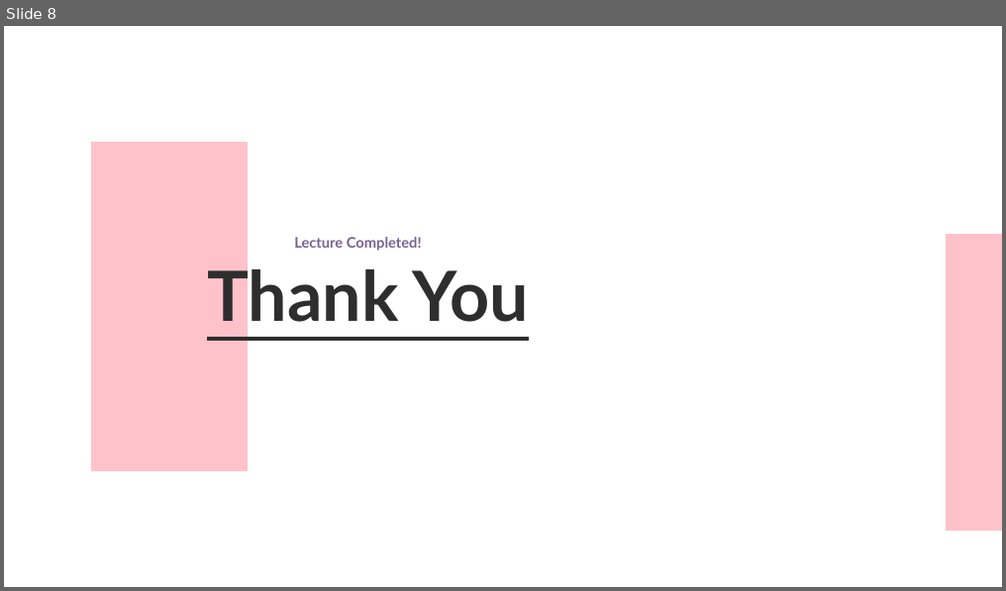
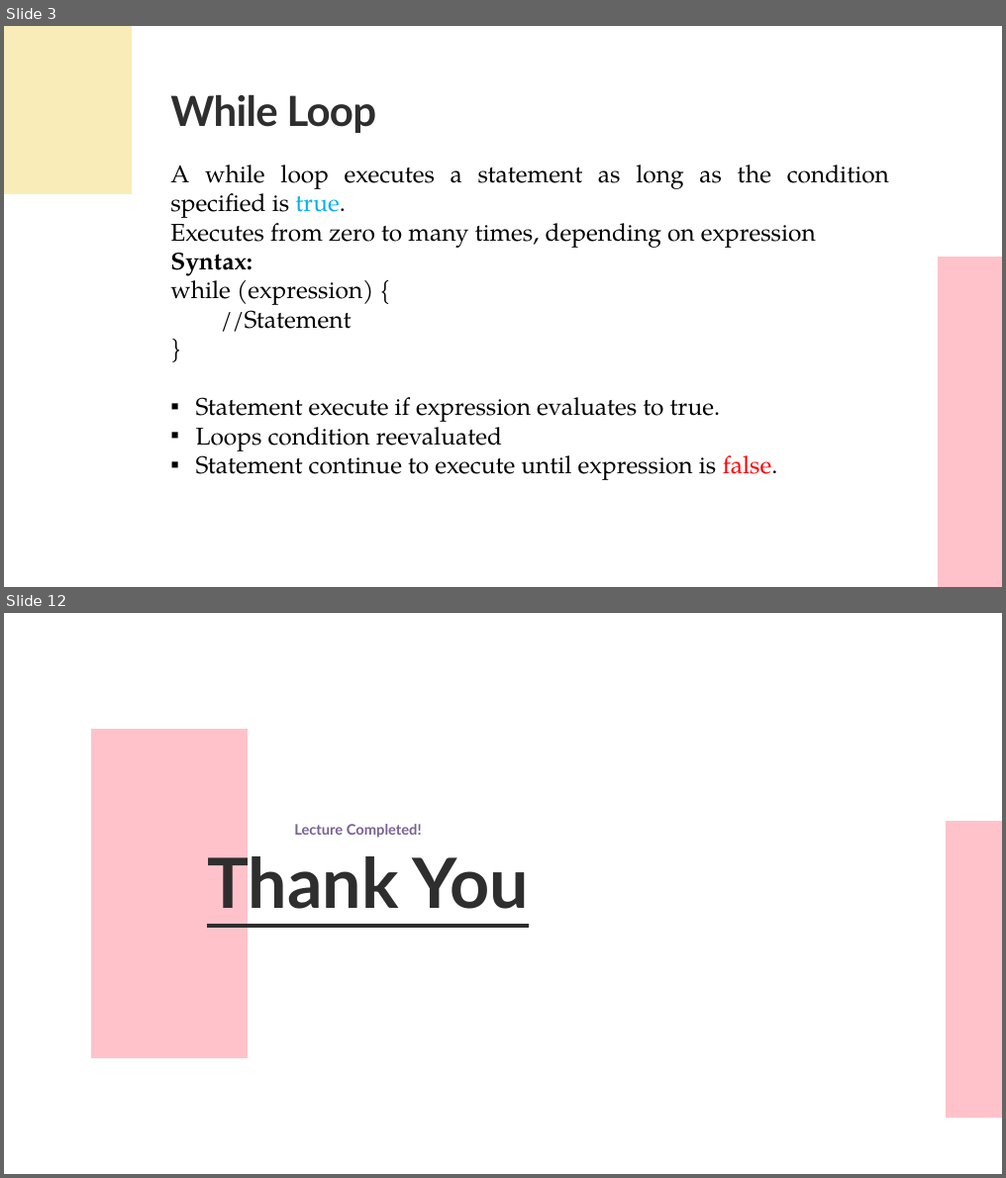
Before and after one commit to UKhayam/Programming-Fundamentals, a slide deck: PF-Lecture-5.pptx. Shown one above the other, each under a label of ours: slide 8 before the commit, slides 3 and 12 after it; the slides between them are not shown. The pictures are 1006x591 and 1006x1178 pixels, drawn with LibreOffice and Linux fonts; fonts in the diff are those of the drawing. Boxes give left, top, right and bottom in pixels: in the first picture for what was removed or moved away, otherwise in the second. Text is boxed around its words. In the diff, an @@ line names an element or a change of style, - is before the commit and + after.

```diff
--- a/PF-Lecture-5.pptx
+++ b/PF-Lecture-5.pptx
@@ slide 3 added at box(4, 26, 1002, 587), background #FFFFFF @@
@@ freeform shape added at box(4, 26, 132, 194), fill #F9ECB8 @@
@@ text added at box(170, 94, 377, 133), 60 pt, text #2E2E2E, bold @@
+While Loop
@@ text added at box(170, 165, 889, 480), 35 pt, text #000000 @@
+A while loop executes a statement as long as the condition specified is true.
+Executes from zero to many times, depending on expression
+Syntax:
+while (expression) {
+//Statement
+}
+▪ Statement execute if expression evaluates to true.
+▪ Loops condition reevaluated
+▪ Statement continue to execute until expression is false.
@@ freeform shape added at box(938, 257, 1002, 587), fill #FFC2CA @@
@@ what was slide 8 is now slide 12 @@
```
Also in this commit, not shown: 3 slides changed, 7 other slides added, 4 slides removed, 1 other file.
